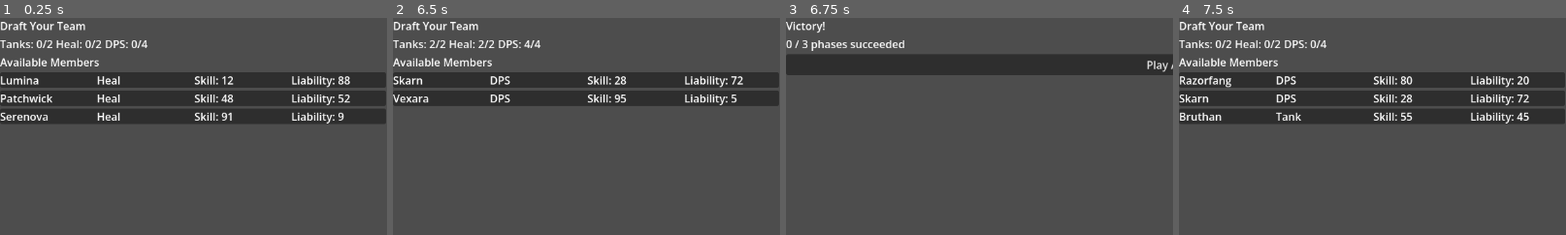
Above: before the commit, frames 1-4 (left to right).
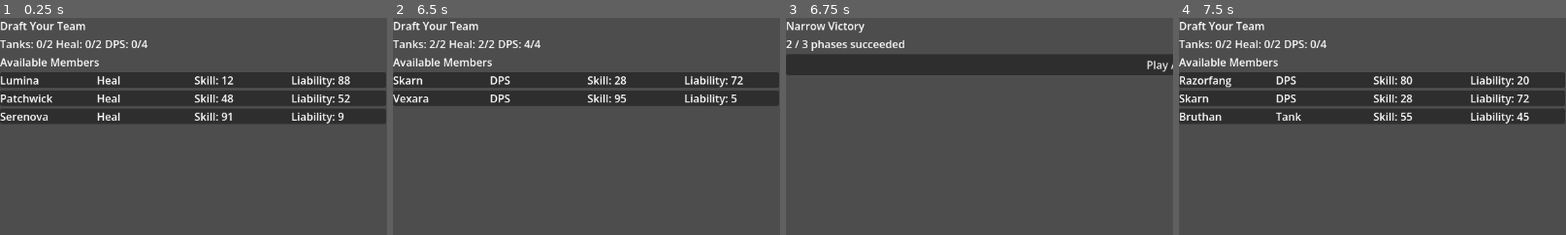
Above: after the commit, the same moments.

Repository: g-trinh/raid-manager
Game: Godot game, scene res://scenes/draft/draft_screen.tscn
The game is run twice, just before and just after one commit, with the same random seed, the same clock (stepped at 60 frames per second) and the same inputs.
Inputs (mouse positions are % of the whole screen's width and height, from its top left):
- Up to frame 1 (0.25 s): no input
- Up to frame 2 (6.5 s): tap Enter at 0.5, 2, 3.5 s; drag from (25, 14) to (60, 28) at 0.52 s; tap Space at 1.25, 2.75, 4.25 s; drag from (25, 14) to (45, 70) at 1.27 s; move the mouse to (25, 18) at 2.02 s; tap Ctrl at 2.1 s; click (25, 18) at 2.17 s; drag from (25, 14) to (20, 35) at 2.77 s; drag from (25, 18) to (55, 50) at 3.52 s; drag from (25, 14) to (35, 25) at 4.27 s; move the mouse to (25, 18) at 5.02 s; hold Shift 5.03-5.75 s; click (25, 18) at 5.17 s; drag from (25, 14) to (30, 55) at 5.77 s
- Up to frame 3 (6.75 s): click "Proceed to Attempt" at 6.5 s
- Up to frame 4 (7.5 s): click "Play Again" at 7.25 s
The pictures show only the part of the screen within x 0-50%, y 0-50%; the shares and areas given below are measured in that part.

Frames 1-2 are identical in both runs. In frame 3, 0.5% of the frame differs, in the area x 0-21%, y 1-14%; in frame 4, nothing differs.
Error before the commit: Invalid access to property or key 'outcome' on a base object of type 'Node (run_state.gd)'. (res://scenes/outcome/outcome_screen.gd:16)

Commit message:
feat(boss_v2/C03): implement phase-based attempt resolution in RunState
Replace flat guild_power vs boss_difficulty stub with the v2 three-phase
resolution algorithm: per-phase weighted role averages drive a probabilistic
success check, producing FULL_VICTORY / NARROW_VICTORY / DEFEAT outcomes.
Update test suite to cover the new properties and drop obsolete assertions.

Co-Authored-By: Claude Sonnet 4.6 <noreply@anthropic.com>

Diff:
--- a/game/scripts/autoloads/run_state.gd
+++ b/game/scripts/autoloads/run_state.gd
@@ -2,29 +2,85 @@
 # Do NOT add class_name (autoload convention)
 extends Node
 
-signal attempt_resolved(won: bool)
+enum Outcome {
+	FULL_VICTORY,
+	NARROW_VICTORY,
+	DEFEAT,
+}
 
-var guild_power: int = 0
-var boss_difficulty: int = 0
-var won: bool = false
+signal attempt_resolved(outcome)
+
+var phase_results: Array[bool] = []
+var phases_succeeded: int = 0
+var outcome: Outcome = Outcome.DEFEAT
 var is_resolved: bool = false
 
 func resolve() -> void:
 	if not DraftState.is_draft_complete():
 		push_warning("RunState.resolve() called before draft is complete")
 		return
-	guild_power = 0
-	for member in DraftState.selected_members:
-		guild_power += member.skill
-	boss_difficulty = 0  # TODO(C03): replace with phase-based resolution
-	won = guild_power > boss_difficulty
+
+	phase_results.clear()
+	var boss := GameData.boss
+
+	for phase in boss.phases:
+		var phase_succeeded := _resolve_phase(phase)
+		phase_results.append(phase_succeeded)
+
+	phases_succeeded = 0
+	for result in phase_results:
+		if result:
+			phases_succeeded += 1
+
+	if phases_succeeded == 3:
+		outcome = Outcome.FULL_VICTORY
+	elif phases_succeeded == 2:
+		outcome = Outcome.NARROW_VICTORY
+	else:
+		outcome = Outcome.DEFEAT
+
 	is_resolved = true
-	attempt_resolved.emit(won)
+	attempt_resolved.emit(outcome)
+
+func _resolve_phase(phase: BossPhaseData) -> bool:
+	var members := DraftState.selected_members
+
+	var dps_vals: Array[float] = []
+	var tank_vals: Array[float] = []
+	var heal_vals: Array[float] = []
+
+	for m in members:
+		var stat := float(m.skill) if phase.phase_type == BossPhaseData.PhaseType.SKILL_HEAVY else float(m.liability)
+		match m.role:
+			Role.Type.DPS:  dps_vals.append(stat)
+			Role.Type.TANK: tank_vals.append(stat)
+			Role.Type.HEAL: heal_vals.append(stat)
+
+	var dps_avg  := _avg(dps_vals)
+	var tank_avg := _avg(tank_vals)
+	var heal_avg := _avg(heal_vals)
+
+	var total_weight := phase.dps_weight + phase.tank_weight + phase.heal_weight
+	var phase_score := (phase.dps_weight * dps_avg + phase.tank_weight * tank_avg + phase.heal_weight * heal_avg) / float(total_weight)
+
+	var ratio := phase_score / float(phase.phase_target)
+	var success_chance := 0.05 + 0.90 * minf(1.0, ratio * ratio)
+	success_chance = clampf(success_chance, 0.05, 0.95)
+
+	return randf() <= success_chance
+
+func _avg(vals: Array[float]) -> float:
+	if vals.is_empty():
+		return 0.0
+	var sum := 0.0
+	for v in vals:
+		sum += v
+	return sum / vals.size()
 
 func reset() -> void:
-	guild_power = 0
-	boss_difficulty = 0
-	won = false
+	phase_results.clear()
+	phases_succeeded = 0
+	outcome = Outcome.DEFEAT
 	is_resolved = false
 	DraftState.reset()
 
--- a/game/tests/test_run_state.gd
+++ b/game/tests/test_run_state.gd
@@ -4,34 +4,29 @@
 # Helpers
 # ---------------------------------------------------------------------------
 
-func _fill_draft_with_skill(skill_per_member: int) -> void:
-	# Bypass role caps by writing directly to selected_members.
-	# Creates 8 DPS members each with the given skill value.
+func _fill_draft(skill_val: int, liability_val: int) -> void:
 	DraftState.selected_members.clear()
-	for i in range(8):
+	# 2 tanks
+	for i in range(2):
+		var m := MemberData.new()
+		m.role = Role.Type.TANK
+		m.skill = skill_val
+		m.liability = liability_val
+		DraftState.selected_members.append(m)
+	# 2 heals
+	for i in range(2):
+		var m := MemberData.new()
+		m.role = Role.Type.HEAL
+		m.skill = skill_val
+		m.liability = liability_val
+		DraftState.selected_members.append(m)
+	# 4 dps
+	for i in range(4):
 		var m := MemberData.new()
 		m.role = Role.Type.DPS
-		m.skill = skill_per_member
+		m.skill = skill_val
+		m.liability = liability_val
 		DraftState.selected_members.append(m)
-
-func _fill_draft_winning() -> void:
-	# Gorvak(38)+Shieldara(81)+Lumina(12)+Serenova(91)+Razorfang(80)+Blitzclaw(60)+Vexara(95)+Skarn(28) = 485
-	# boss_difficulty stub = 0, so any positive guild_power wins (TODO C03)
-	DraftState.selected_members.clear()
-	var tanks   := GameData.get_members_by_role(Role.Type.TANK)
-	var healers := GameData.get_members_by_role(Role.Type.HEAL)
-	var dps     := GameData.get_members_by_role(Role.Type.DPS)
-	# tanks[0]=Gorvak(38), tanks[1]=Shieldara(81)
-	DraftState.selected_members.append(tanks[0])
-	DraftState.selected_members.append(tanks[1])
-	# healers[0]=Lumina(12), healers[2]=Serenova(91)
-	DraftState.selected_members.append(healers[0])
-	DraftState.selected_members.append(healers[2])
-	# dps[0]=Razorfang(80), dps[1]=Blitzclaw(60), dps[2]=Vexara(95), dps[3]=Skarn(28)
-	DraftState.selected_members.append(dps[0])
-	DraftState.selected_members.append(dps[1])
-	DraftState.selected_members.append(dps[2])
-	DraftState.selected_members.append(dps[3])
 
 # ---------------------------------------------------------------------------
 # Lifecycle
@@ -44,48 +39,55 @@
 # Tests
 # ---------------------------------------------------------------------------
 
-func test_resolve_computes_guild_power() -> void:
-	# 8 members each with skill=5 → guild_power = 40
-	_fill_draft_with_skill(5)
-	RunState.resolve()
-	assert_eq(RunState.guild_power, 40)
-
-func test_resolve_sets_won_true_when_power_exceeds_difficulty() -> void:
-	# Winning team: sum = 58 > 35
-	_fill_draft_winning()
-	RunState.resolve()
-	assert_true(RunState.won)
-
-func test_resolve_sets_won_false_when_power_at_or_below_difficulty() -> void:
-	# 8 members each with skill=0 → sum = 0, not > 0 (boss_difficulty stub = 0)
-	# TODO(C03): replace with phase-based resolution; threshold will change
-	_fill_draft_with_skill(0)
-	RunState.resolve()
-	assert_false(RunState.won)
-
 func test_resolve_guards_incomplete_draft() -> void:
-	# Draft is empty — resolve() should be a no-op
 	DraftState.reset()
 	RunState.resolve()
 	assert_false(RunState.is_resolved)
 
-func test_resolve_emits_signal() -> void:
-	_fill_draft_winning()
+func test_resolve_sets_is_resolved() -> void:
+	_fill_draft(50, 50)
+	RunState.resolve()
+	assert_true(RunState.is_resolved)
+
+func test_resolve_populates_three_phase_results() -> void:
+	_fill_draft(50, 50)
+	RunState.resolve()
+	assert_eq(RunState.phase_results.size(), 3)
+
+func test_phases_succeeded_is_count_of_true() -> void:
+	_fill_draft(50, 50)
+	RunState.resolve()
+	var count := 0
+	for r in RunState.phase_results:
+		if r:
+			count += 1
+	assert_eq(RunState.phases_succeeded, count)
+
+func test_outcome_matches_phases_succeeded() -> void:
+	_fill_draft(50, 50)
+	RunState.resolve()
+	match RunState.phases_succeeded:
+		3: assert_eq(RunState.outcome, RunState.Outcome.FULL_VICTORY)
+		2: assert_eq(RunState.outcome, RunState.Outcome.NARROW_VICTORY)
+		_: assert_eq(RunState.outcome, RunState.Outcome.DEFEAT)
+
+func test_resolve_emits_signal_with_outcome() -> void:
+	_fill_draft(50, 50)
 	watch_signals(RunState)
 	RunState.resolve()
-	assert_signal_emitted_with_parameters(RunState, "attempt_resolved", [true])
+	assert_signal_emitted(RunState, "attempt_resolved")
 
 func test_reset_clears_all_state() -> void:
-	_fill_draft_winning()
+	_fill_draft(50, 50)
 	RunState.resolve()
 	RunState.reset()
-	assert_eq(RunState.guild_power, 0)
-	assert_eq(RunState.boss_difficulty, 0)
-	assert_false(RunState.won)
+	assert_eq(RunState.phase_results.size(), 0)
+	assert_eq(RunState.phases_succeeded, 0)
+	assert_eq(RunState.outcome, RunState.Outcome.DEFEAT)
 	assert_false(RunState.is_resolved)
 
 func test_reset_cascades_to_draft_state() -> void:
-	_fill_draft_winning()
+	_fill_draft(50, 50)
 	RunState.resolve()
 	RunState.reset()
 	assert_eq(DraftState.selected_members.size(), 0)
Not shown, added: .claude/features/boss_v2/C01_game_data_foundation.md
Not shown, added: .claude/features/boss_v2/C03_attempt_outcome.md
Not shown, added: .claude/features/boss_v2/C05_draft_liability_display.md
Not shown, added: .claude/features/boss_v2/specifications.md
